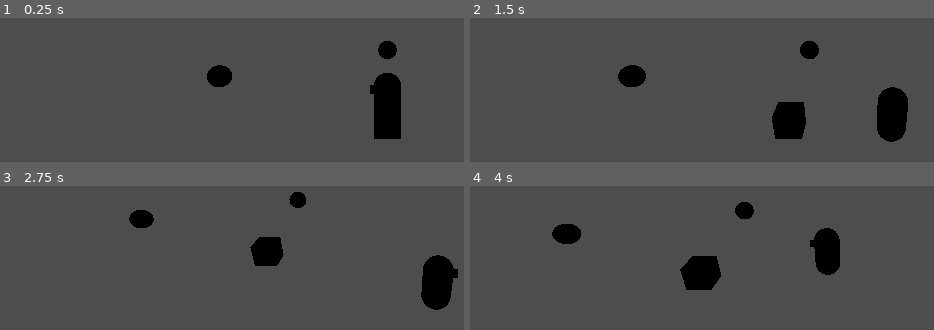
Above: before the commit, frames 1-4 (two rows, left to right).
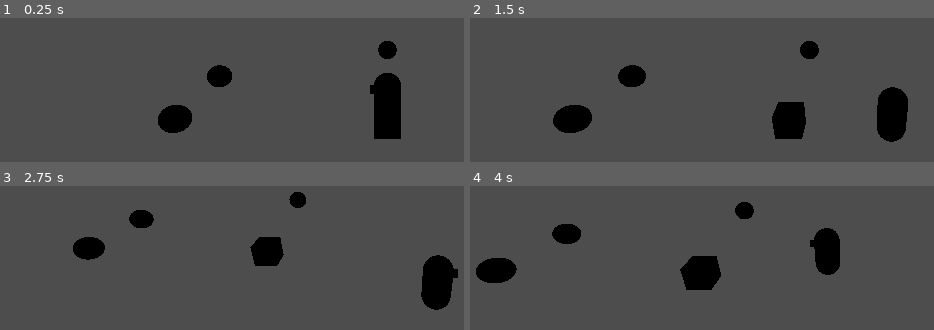
Above: after the commit, the same moments.

Repository: mnedel-ops/tcc
Game: Godot game, scene res://main.tscn
The game is run twice, just before and just after one commit, with the same random seed, the same clock (stepped at 60 frames per second) and the same inputs.
Inputs:
- Up to frame 1 (0.25 s): no input
- Up to frame 2 (1.5 s): tap Enter at 0.5 s; hold D (menu_right) 0.53-1.28 s; hold S (menu_down) from 1.28 s (still down)
- Up to frame 3 (2.75 s): release S (menu_down) at 2.03 s; hold D (menu_right) from 2.03 s (still down)
- Up to frame 4 (4 s): release D (menu_right) at 2.78 s; hold W (menu_up) 2.78-3.53 s; hold A (move_left) from 3.53 s (still down)

The runs differ from the first frame. In frame 1, 1.1% of the frame differs, in the area x 34-42%, y 60-80%; in frame 2, 1.3%, in the area x 17-27%, y 60-80%; in frame 3, 0.9%; in frame 4, 1.2%.

Commit message:
Testes adicionais

Diff:
--- /dev/null
+++ b/jogo/tcc-movement/Inventory/Itens/2ItemGenerico.tres
@@ -0,0 +1,10 @@
+[gd_resource type="Resource" script_class="ItemData" format=3 uid="uid://bpxnmv76ylahn"]
+
+[ext_resource type="Script" uid="uid://dmtha2nlqm4o7" path="res://Inventory/itemdata.gd" id="1_3lrh2"]
+
+[resource]
+script = ExtResource("1_3lrh2")
+index = 2
+nome = "Item Super Generico"
+descricao = "Item generico para testar."
+metadata/_custom_type_script = "uid://dmtha2nlqm4o7"
--- a/jogo/tcc-movement/main.tscn
+++ b/jogo/tcc-movement/main.tscn
@@ -5,6 +5,7 @@
 [ext_resource type="PackedScene" uid="uid://i02ouo6uredv" path="res://Interfaces/menu_pause.tscn" id="3_h2yge"]
 [ext_resource type="PackedScene" uid="uid://lkv7cq3sslkk" path="res://Inventory/interactable_item.tscn" id="4_1bvp3"]
 [ext_resource type="Resource" uid="uid://bt4psd2exd6eu" path="res://Inventory/inventory.tres" id="4_lquwl"]
+[ext_resource type="Resource" uid="uid://bpxnmv76ylahn" path="res://Inventory/Itens/2ItemGenerico.tres" id="6_7mycd"]
 
 [sub_resource type="BoxShape3D" id="BoxShape3D_7dm0k"]
 size = Vector3(20, 0.5, 20)
@@ -40,3 +41,7 @@
 
 [node name="InteractableItem2" parent="." unique_id=1955324893 groups=["collectible"] instance=ExtResource("4_1bvp3")]
 transform = Transform3D(1, 0, 0, 0, 1, 0, 0, 0, 1, -7.5887017, 0, -2.5382733)
+
+[node name="InteractableItem3" parent="." unique_id=110038747 groups=["collectible"] instance=ExtResource("4_1bvp3")]
+transform = Transform3D(1, 0, 0, 0, 1, 0, 0, 0, 1, -7.5887017, 0, 0.56134605)
+item_data = ExtResource("6_7mycd")
--- a/jogo/tcc-movement/player.gd
+++ /dev/null
@@ -1,61 +0,0 @@
-extends CharacterBody3D
-
-const SPEED = 5.0
-@export var mochila: InventoryData
-@onready var mesh: MeshInstance3D = $Mesh #Chamar a malha e alterara a rotacao dela
-@onready var interact_area: Area3D = $Mesh/InteractArea
-
-var _current_target: Area3D = null   # item mais recente em range, evita loop toda hora
-
-func _ready() -> void:
-	interact_area.area_entered.connect(_on_interact_area_entered)
-	interact_area.area_exited.connect(_on_interact_area_exited)
-
-func _physics_process(delta: float) -> void:
-	# Add the gravity.
-	if not is_on_floor():
-		velocity += get_gravity() * delta
-	#Movimentacao do jogador
-	var input_dir := Input.get_vector("move_left", "move_right", "move_up", "move_down")
-	var direction := (transform.basis * Vector3(input_dir.x, 0, input_dir.y)).normalized()
-	if direction:
-		velocity.x = direction.x * SPEED
-		velocity.z = direction.z * SPEED
-		mesh.rotation.y = atan2(-direction.x, -direction.z)
-
-	else:
-		velocity.x = move_toward(velocity.x, 0, SPEED)
-		velocity.z = move_toward(velocity.z, 0, SPEED)
-
-	if Input.is_action_just_pressed("ui_interact"):
-		_try_collect()
-
-	move_and_slide()
-
-#Coletar itens
-func _on_interact_area_entered(area: Area3D) -> void:
-	if area.is_in_group("collectible"):
-		_current_target = area
-		# Aqui: mostra prompt "Pressione E" na UI.
-
-func _on_interact_area_exited(area: Area3D) -> void:
-	if area == _current_target:
-		_current_target = null
-		# Aqui: esconde prompt.
-
-func _try_collect() -> void:
-	if _current_target == null:
-		return
-	_collect(_current_target)
-
-func _collect(item: Area3D) -> void:
-	if mochila == null or not item.has_method("get_item_id"):
-		return
-
-	var item_id : int = item.get_item_id()
-	if item_id < 0:
-		return
-	mochila.add_item(item_id)
-	print("Mochila (IDs): ", mochila.items)
-	_current_target = null
-	item.queue_free()
Not shown, removed: jogo/tcc-movement/player.gd.uid
